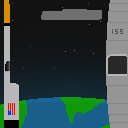
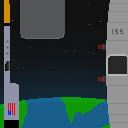
Revision of a layered 128×128 image; what changed, layer by layer:
renamed "Layer 10" to "Layer 13", painted on it over [20, 0, 102, 39]
renamed "Layer 9" to "Layer 11", showed it, painted on it over [6, 40, 106, 82]
painted on "Layer 5" over [4, 26, 19, 120]
